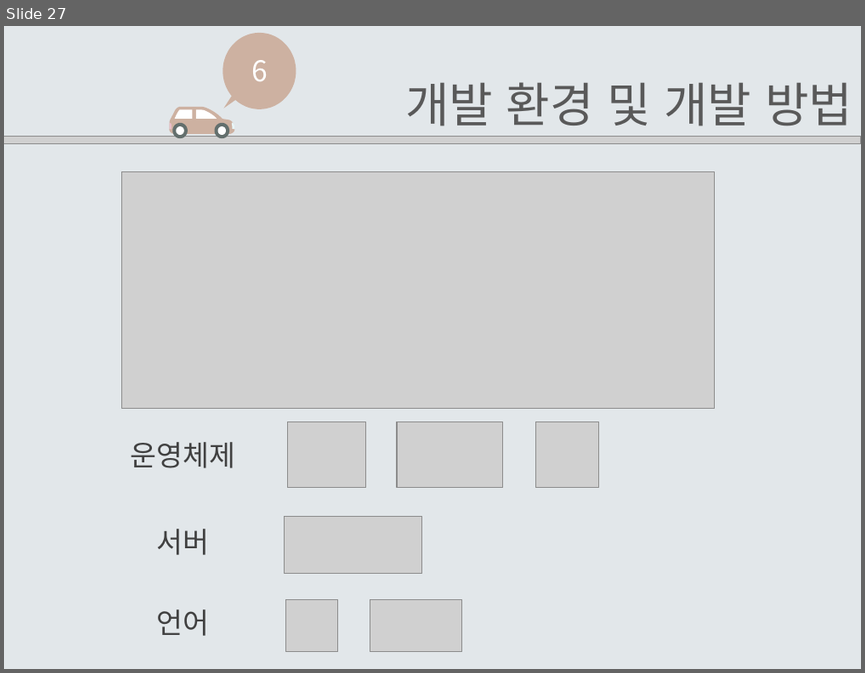
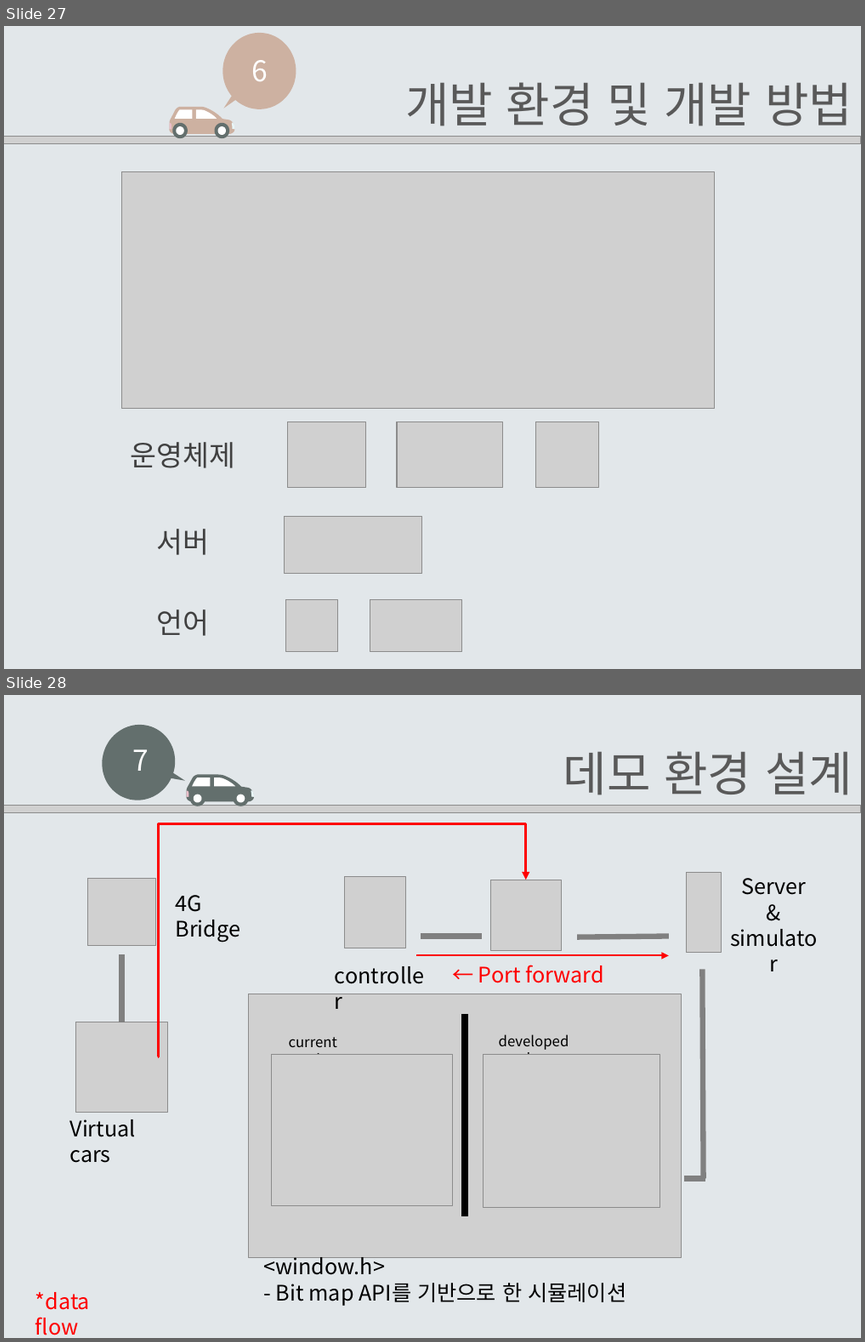
Before and after one commit to EomHeeSang/grad_proj, a slide deck: 발표자료/설계서2-14(엄희상,박주호,김태경)_re.pptx. Shown one above the other, each under a label of ours: slide 27 before the commit, slides 27 and 28 after it. The pictures are 865x673 and 865x1342 pixels, drawn with LibreOffice and Linux fonts; fonts in the diff are those of the drawing; grey boxes stand for pictures. Boxes give left, top, right and bottom in pixels: in the first picture for what was removed or moved away, otherwise in the second. Text is boxed around its words. In the diff, an @@ line names an element or a change of style, - is before the commit and + after.

```diff
--- a/발표자료/설계서2-14(엄희상,박주호,김태경)_re.pptx
+++ b/발표자료/설계서2-14(엄희상,박주호,김태경)_re.pptx
@@ slide 28 added at [4,695,861,1338], background #E2E7EA @@
@@ group added at [4,714,861,816]: 11 freeform shapes, 2 texts, 1 picture @@
+데모 환경 설계
+7
@@ elbow arrow added from (157, 1056) to (526, 880), #FF0000 2.25 pt @@
@@ picture added at [686,873,721,952] @@
@@ group added at [76,879,241,1112]: 2 pictures, 1 line, 1 text @@
+4G Bridge
@@ picture added at [345,877,406,947] @@
@@ picture added at [491,880,561,950] @@
@@ text added at [741,878,806,895], 18 pt, text #000000 @@
+Server
+&
+simulator
@@ line added from (420, 936) to (482, 936), #808080 4.5 pt @@
@@ line added from (577, 936) to (669, 936), #808080 4.5 pt @@
@@ text added at [326,958,437,993], 18 pt, text #000000 @@
+controller
@@ arrow added from (416, 955) to (669, 955), #FF0000 1.5 pt @@
@@ text added at [478,964,604,983], 18 pt, text #FF0000 @@
+← Port forward
@@ line added from (704, 1179) to (703, 970), #808080 4.5 pt @@
@@ group added at [248,994,681,1258]: 3 pictures, 2 texts, 1 line @@
+current service
+developed service
@@ text added at [70,1119,136,1163], 18 pt, text #000000 @@
+Virtual cars
@@ line added from (684, 1179) to (706, 1179), #808080 4.5 pt @@
@@ text added at [264,1257,626,1305], 18 pt, text #000000 @@
+<window.h>
+- Bit map API를 기반으로 한 시뮬레이션
@@ text added at [35,1292,90,1335], 18 pt, text #FF0000 @@
+*data flow
```
Also in this commit, not shown: 1 slide changed, 1 slide removed, 4 other files.
